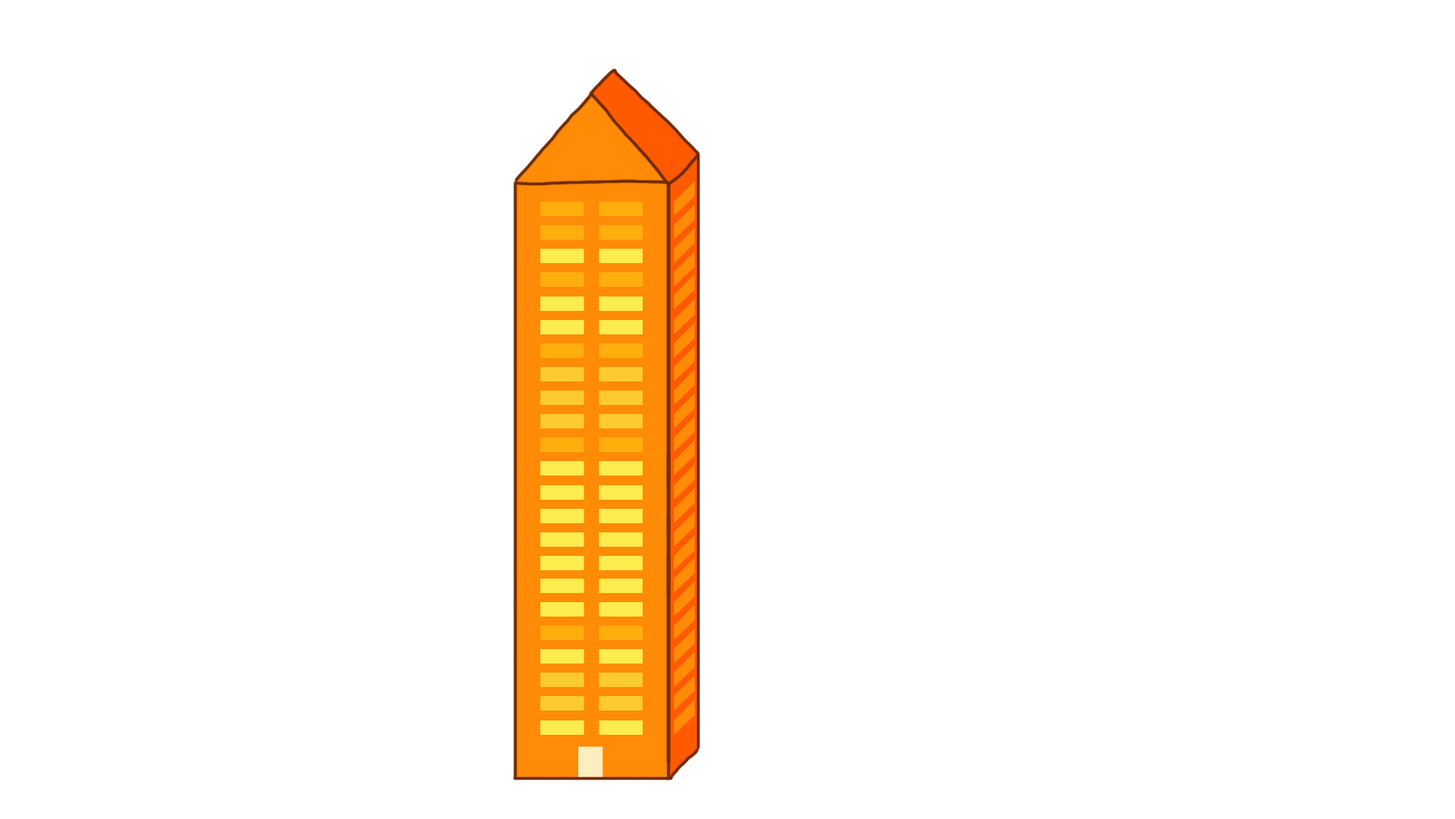
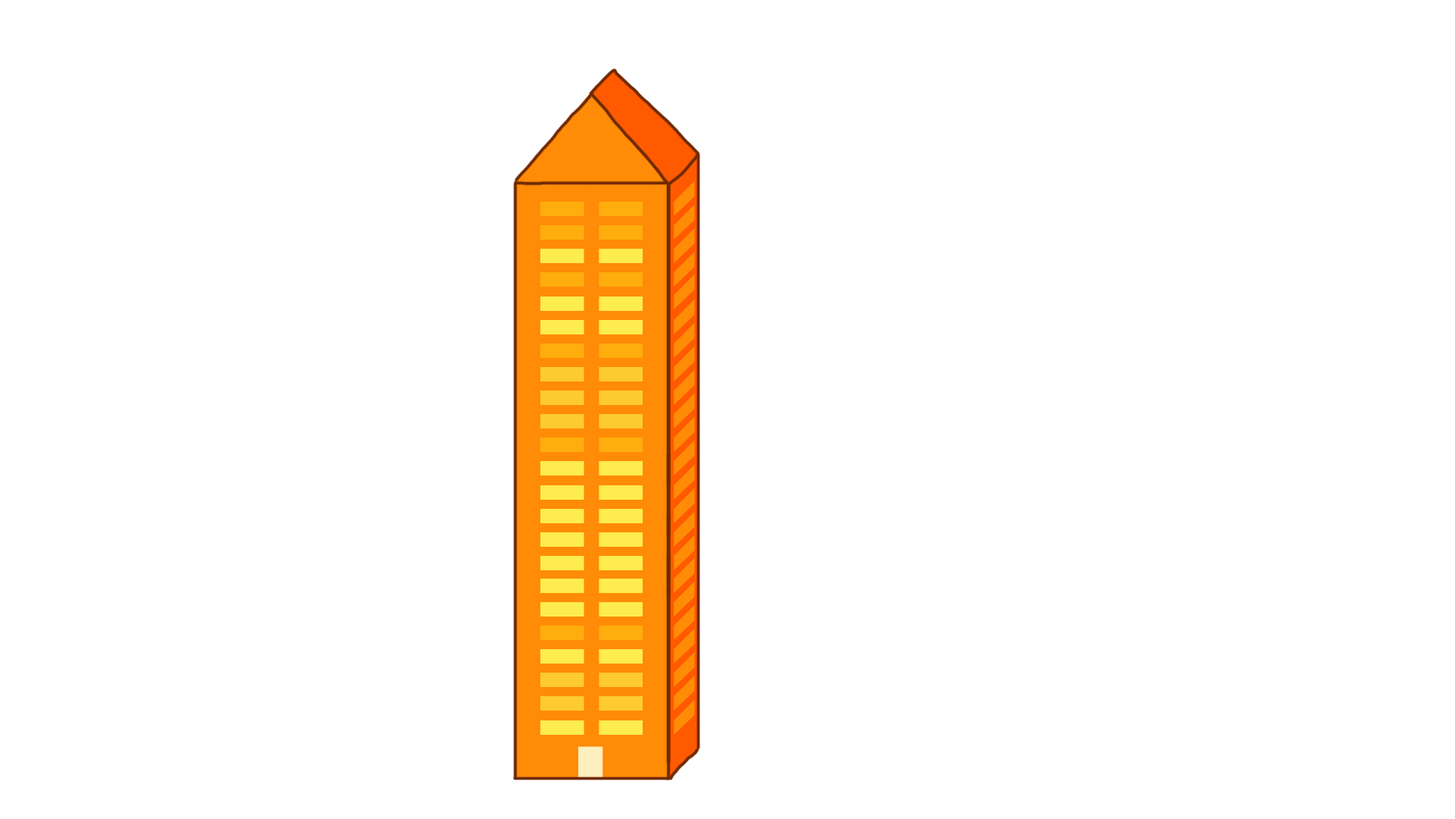
Layers edited between the first and the second 1455x819 image:
painted on "Ebene 3" over [515, 178, 668, 186]
